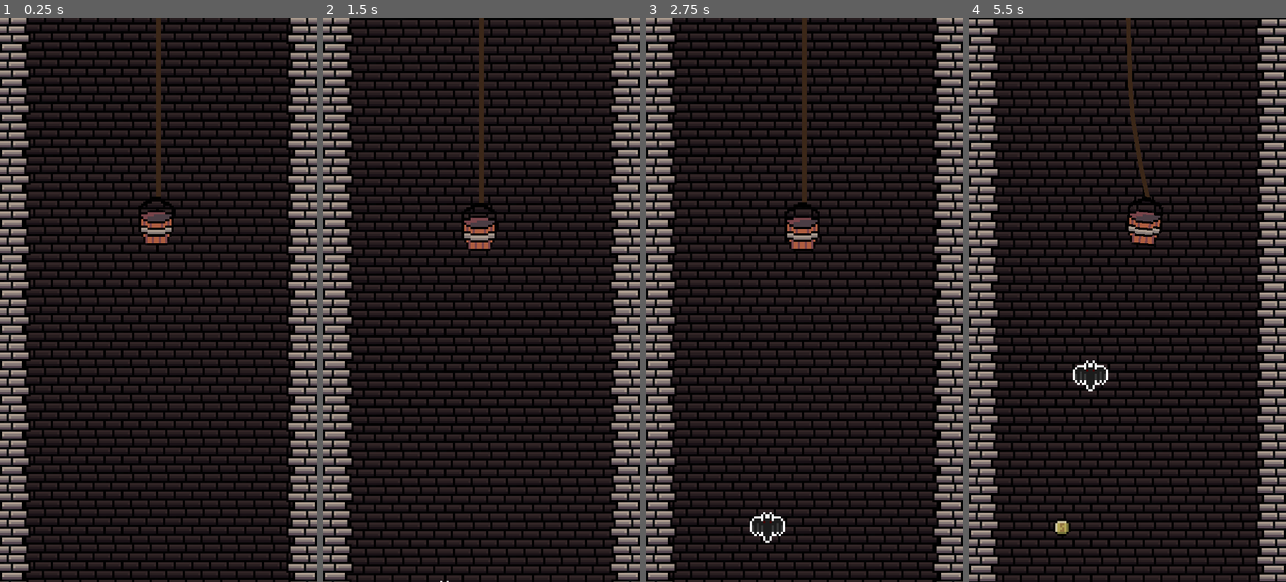
Above: before the commit, frames 1-4 (left to right).
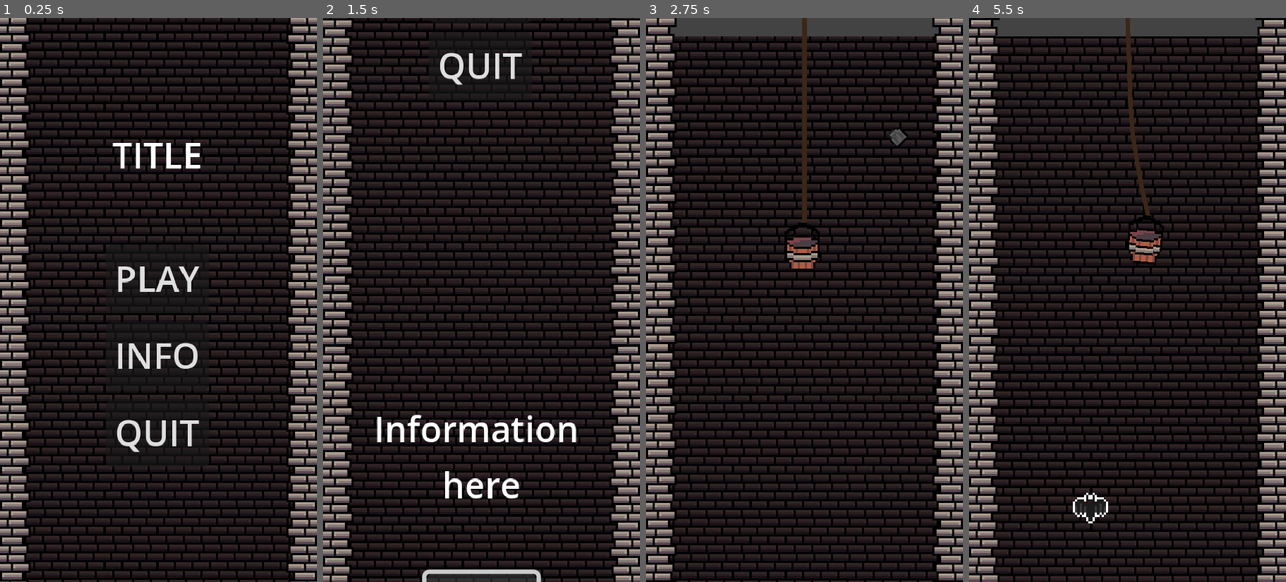
Above: after the commit, the same moments.

Repository: AdrienPiechocki/LudumDareAvril2025
Game: Godot game, scene res://Scenes/MainMenu.tscn
The game is run twice, just before and just after one commit, with the same random seed, the same clock (stepped at 60 frames per second) and the same inputs. Before the commit the project starts from res://Scenes/Game.tscn.
Inputs (mouse positions are in pixels of both pictures, inside the frame that each line leads up to):
- Up to frame 1 (0.25 s): no input
- Up to frame 2 (1.5 s): click (481, 356) at 0.5 s, where only the run after the commit has a clickable "INFO"; click (481, 407) at 1.25 s, where only the run after the commit has a clickable "BACK"
- Up to frame 3 (2.75 s): click (804, 300) at 2 s, where only the run after the commit has a clickable "PLAY"
- Up to frame 4 (5.5 s): click (1127, 300) at 2.75 s, where only the run after the commit has a clickable "PLAY"; hold Right (ui_right) 3.53-4.28 s; hold Down (ui_down) 4.28-5.03 s; hold Right (ui_right) from 5.03 s (still down)

The runs differ from the first frame. In frame 1, 2.9% of the frame differs, in the area x 35-64%, y 0-98%; in frame 2, 59%, in the area x 0-100%, y 0-100%; in frame 3, 28%; in frame 4, 29%.

Commit message:
Main Menu

Diff:
--- /dev/null
+++ b/Scenes/MainMenu.tscn
@@ -0,0 +1,104 @@
+[gd_scene load_steps=7 format=3 uid="uid://ddpep5a014anc"]
+
+[ext_resource type="Script" uid="uid://dlxgtns5wr82p" path="res://Scripts/MenuManager.gd" id="1_8um5k"]
+[ext_resource type="PackedScene" uid="uid://6wc4ioattvcx" path="res://Prefabs/ShaderTexture.tscn" id="1_853f1"]
+[ext_resource type="Texture2D" uid="uid://bn2bvn7hh1ebm" path="res://Sprites/Wall.png" id="2_8saeu"]
+[ext_resource type="PackedScene" uid="uid://bm301snojvb2l" path="res://Prefabs/ShaderWall.tscn" id="3_df05h"]
+[ext_resource type="Texture2D" uid="uid://do0k22qnbxb4d" path="res://Sprites/LeftWall.png" id="4_8um5k"]
+[ext_resource type="Texture2D" uid="uid://6gu07klthnv0" path="res://Sprites/RightWall.png" id="5_xim88"]
+
+[node name="MainMenu" type="Control"]
+layout_mode = 3
+anchors_preset = 15
+anchor_right = 1.0
+anchor_bottom = 1.0
+grow_horizontal = 2
+grow_vertical = 2
+script = ExtResource("1_8um5k")
+
+[node name="ShaderBackground" parent="." instance=ExtResource("1_853f1")]
+modulate = Color(0.294118, 0.239216, 0.266667, 1)
+show_behind_parent = true
+rTexture = ExtResource("2_8saeu")
+iXSize = 144
+iYSize = 512
+
+[node name="LeftWall" parent="." instance=ExtResource("3_df05h")]
+position = Vector2(0, -2)
+rTexture = ExtResource("4_8um5k")
+iXSize = 48
+iYSize = 544
+
+[node name="RightWall" parent="." instance=ExtResource("3_df05h")]
+position = Vector2(144, -2)
+rTexture = ExtResource("5_xim88")
+iXSize = 48
+iYSize = 544
+
+[node name="VBoxContainer_Main" type="VBoxContainer" parent="."]
+layout_mode = 2
+offset_right = 144.0
+offset_bottom = 256.0
+alignment = 1
+
+[node name="Label" type="Label" parent="VBoxContainer_Main"]
+layout_mode = 2
+text = "TITLE
+"
+horizontal_alignment = 1
+vertical_alignment = 1
+
+[node name="HBoxContainer" type="HBoxContainer" parent="VBoxContainer_Main"]
+layout_mode = 2
+alignment = 1
+
+[node name="VBoxContainer" type="VBoxContainer" parent="VBoxContainer_Main/HBoxContainer"]
+layout_mode = 2
+alignment = 1
+
+[node name="Button1" type="Button" parent="VBoxContainer_Main/HBoxContainer/VBoxContainer"]
+layout_mode = 2
+text = "PLAY"
+
+[node name="Button2" type="Button" parent="VBoxContainer_Main/HBoxContainer/VBoxContainer"]
+layout_mode = 2
+text = "INFO"
+
+[node name="Button3" type="Button" parent="VBoxContainer_Main/HBoxContainer/VBoxContainer"]
+layout_mode = 2
+text = "QUIT"
+
+[node name="VBoxContainer_Info" type="VBoxContainer" parent="."]
+layout_mode = 0
+offset_top = 256.0
+offset_right = 144.0
+offset_bottom = 512.0
+alignment = 1
+
+[node name="Label" type="Label" parent="VBoxContainer_Info"]
+layout_mode = 2
+text = "
+Information
+here
+"
+horizontal_alignment = 1
+vertical_alignment = 1
+
+[node name="HBoxContainer" type="HBoxContainer" parent="VBoxContainer_Info"]
+layout_mode = 2
+alignment = 1
+
+[node name="VBoxContainer" type="VBoxContainer" parent="VBoxContainer_Info/HBoxContainer"]
+layout_mode = 2
+
+[node name="Button" type="Button" parent="VBoxContainer_Info/HBoxContainer/VBoxContainer"]
+layout_mode = 2
+text = "BACK"
+
+[node name="Camera2D" type="Camera2D" parent="."]
+anchor_mode = 0
+
+[connection signal="pressed" from="VBoxContainer_Main/HBoxContainer/VBoxContainer/Button1" to="." method="_on_button_1_pressed"]
+[connection signal="pressed" from="VBoxContainer_Main/HBoxContainer/VBoxContainer/Button2" to="." method="_on_button_2_pressed"]
+[connection signal="pressed" from="VBoxContainer_Main/HBoxContainer/VBoxContainer/Button3" to="." method="_on_button_3_pressed"]
+[connection signal="pressed" from="VBoxContainer_Info/HBoxContainer/VBoxContainer/Button" to="." method="_on_button_pressed"]
--- /dev/null
+++ b/Scripts/MenuManager.gd
@@ -0,0 +1,38 @@
+extends Control
+
+@export var speed:int = 500
+@export var moveDown:bool = false
+@export var moveUp:bool = false
+var scene = preload("res://Scenes/Game.tscn").instantiate()
+
+
+func _process(delta: float) -> void:
+	if moveDown:
+		moveCamDown(delta)
+	if moveUp:
+		moveCamUp(delta)
+	if $Camera2D.position.y >= 256:
+		moveDown = false
+	if $Camera2D.position.y <= 0:
+		moveUp = false
+
+func moveCamDown(delta):
+	$Camera2D.position.y += 1 * speed * delta
+
+func moveCamUp(delta):
+	$Camera2D.position.y -= 1 * speed * delta
+
+func _on_button_1_pressed() -> void:
+	get_tree().root.add_child(scene)
+
+
+func _on_button_2_pressed() -> void:
+	moveDown = true
+
+
+func _on_button_3_pressed() -> void:
+	get_tree().quit()
+
+
+func _on_button_pressed() -> void:
+	moveUp = true
--- a/Scripts/PlayerController.gd
+++ b/Scripts/PlayerController.gd
@@ -18,7 +18,7 @@
 				cooldown()
 				$WallHit.play()
 
-				if bodyNode2D.is_in_group("Rock"):
+				if !bodyNode2D.is_in_group("Wall"):
 					bodyNode2D.queue_free()
 
 				if coins > 0 :
--- a/project.godot
+++ b/project.godot
@@ -11,7 +11,7 @@
 [application]
 
 config/name="BucketWell"
-run/main_scene="uid://rcupgrgt5vw4"
+run/main_scene="uid://ddpep5a014anc"
 config/features=PackedStringArray("4.4", "Mobile")
 config/icon="res://icon.svg"
 
Not shown, added: Scripts/MenuManager.gd.uid
